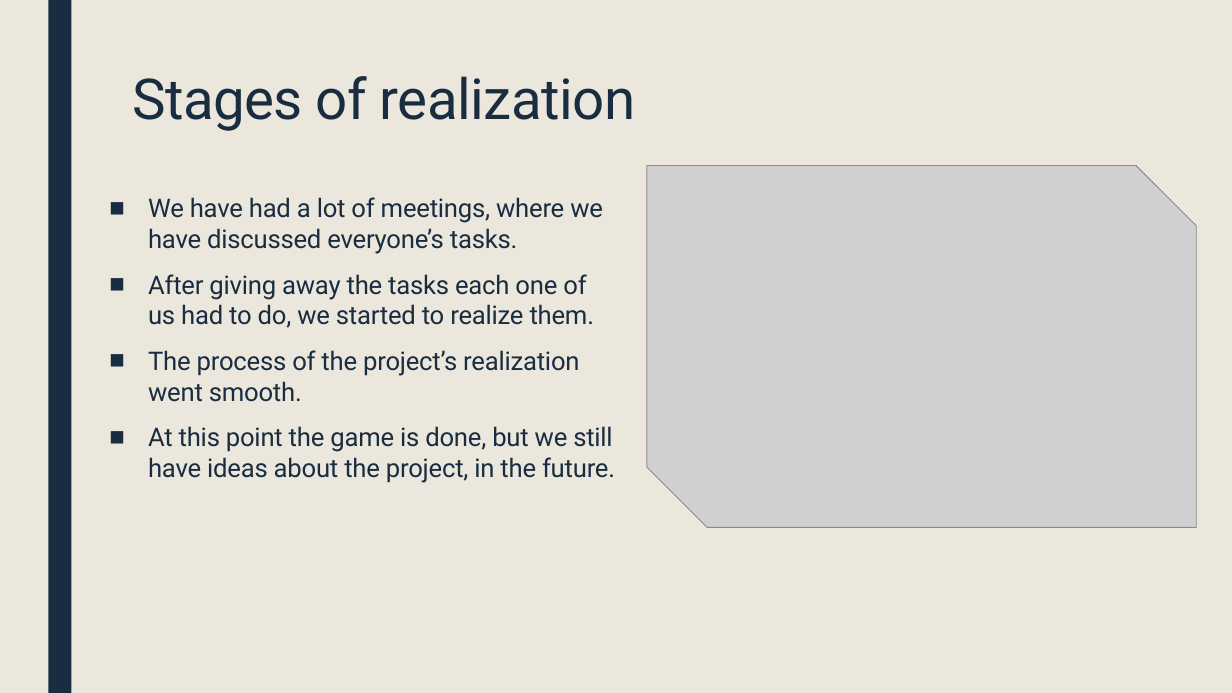
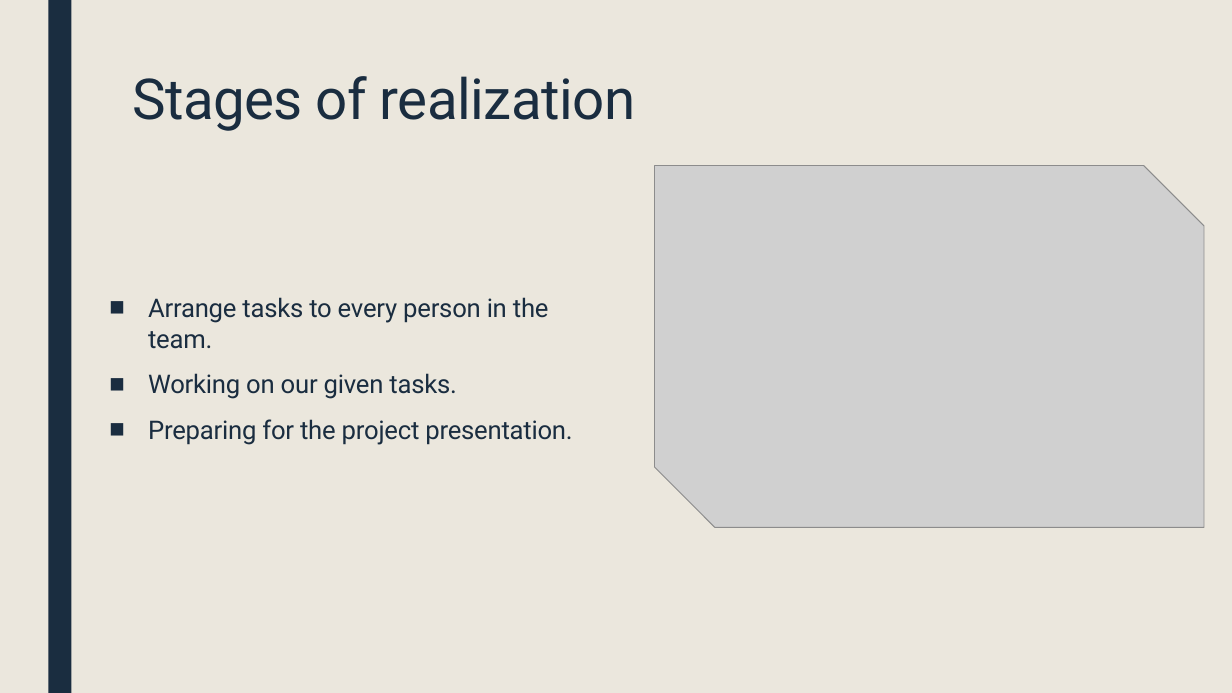
Before and after one commit to GNMilev19/maze-game, a slide deck: slide 3 of Documents/Presentation.pptx. Drawn at 1232x693 pixels with LibreOffice and Linux fonts; fonts in the diff are those of the drawing; grey boxes stand for pictures. Boxes give left, top, right and bottom in pixels: in the first picture for what was removed or moved away, otherwise in the second. Text is boxed around its words. In the diff, an @@ line names an element or a change of style, - is before the commit and + after.

```diff
--- a/Documents/Presentation.pptx
+++ b/Documents/Presentation.pptx
@@ picture moved from (x1=647, y1=165, x2=1197, y2=528) to (x1=654, y1=165, x2=1204, y2=528) @@
@@ text at (x1=148, y1=297, x2=572, y2=445): text changed @@
-■ We have had a lot of meetings, where we have discussed everyone’s tasks.
-■ After giving away the tasks each one of us had to do, we started to realize them.
-■ The process of the project’s realization went smooth.
-■ At this point the game is done, but we still have ideas about the project, in the future.
+■ Arrange tasks to every person in the team.
+■ Working on our given tasks.
+■ Preparing for the project presentation.
```
Also in this commit, not shown: 1 other slide changed, 1 slide removed, 4 other files.
